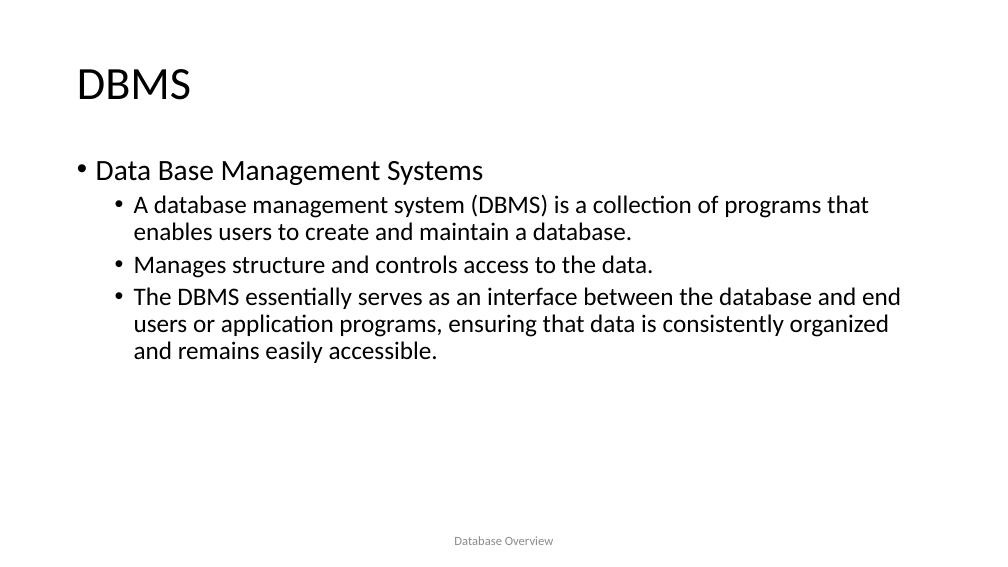
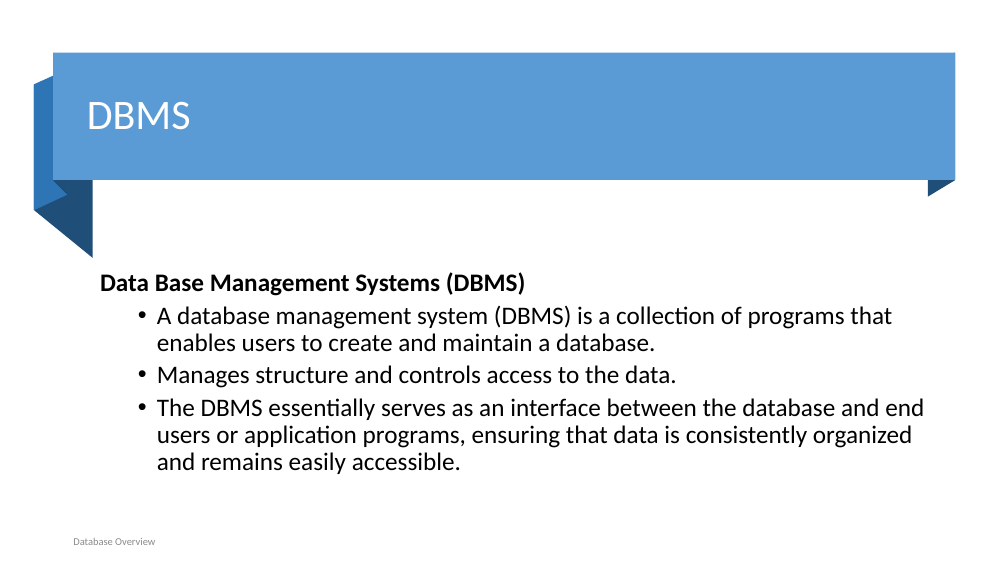
Before and after one commit to Daudsarfraz/CS4048-Data-Scienc, a slide deck: slide 12 of Slides/05_Database Overview.pptx. Drawn at 1008x567 pixels with LibreOffice and Linux fonts; fonts in the diff are those of the drawing. Boxes give left, top, right and bottom in pixels: in the first picture for what was removed or moved away, otherwise in the second. Text is boxed around its words. In the diff, an @@ line names an element or a change of style, - is before the commit and + after.

```diff
--- a/Slides/05_Database Overview.pptx
+++ b/Slides/05_Database Overview.pptx
@@ rectangle added at <box>53,53,955,181</box>, fill #5B9BD5 @@
@@ freeform shape added at <box>54,53,67,194</box>, fill #1F4E79 @@
@@ freeform shape added at <box>928,53,955,197</box>, fill #1F4E79 @@
@@ freeform shape added at <box>34,85,93,258</box>, fill #1F4E79 @@
@@ freeform shape added at <box>34,70,67,211</box>, fill #2E75B6 @@
@@ title "DBMS": place and size @@
-title "DBMS" at <box>77,69,191,100</box>
+title "DBMS" at <box>87,102,191,130</box>
@@ title "DBMS" at <box>87,102,191,130</box>: size 44 to 40 pt, text colour #000000 to #FFFFFF @@
@@ text "Data Base Management Systems (DBMS)": place and size @@
-text "Data Base Management Systems (DBMS)" at <box>96,161,901,363</box>
+text "Data Base Management Systems (DBMS)" at <box>100,272,924,474</box>
@@ text "Data Base Management Systems (DBMS)" at <box>100,272,924,474</box>: vertical alignment top to middle @@
@@ text at <box>100,272,526,296</box>: text changed; size 28 to 24 pt; bold on @@
-• Data Base Management Systems
+Data Base Management Systems (DBMS)
@@ text "Database Overview": place and size @@
-text "Database Overview" at <box>454,536,553,545</box>
+text "Database Overview" at <box>73,538,155,545</box>
@@ text "Database Overview" at <box>73,538,155,545</box>: size 12 to 10 pt; alignment centre to left; more space between paragraphs @@
```
Also in this commit, not shown: 23 other slides changed, 1 slide added, 2 slides removed, 9 other files.
